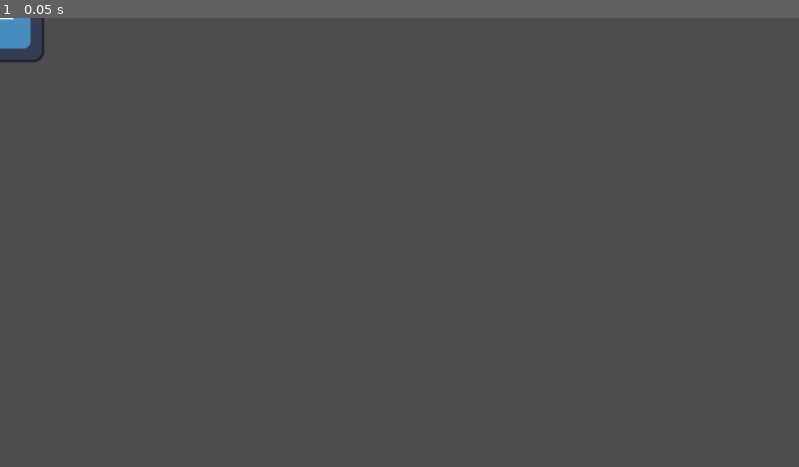
Above: before the commit, frame 1.
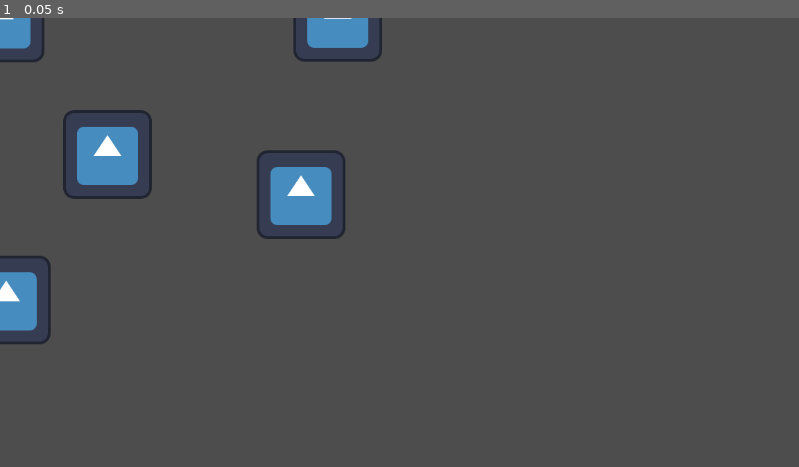
Above: after the commit, the same moment.

Repository: Tyler-Win/OneLastStandGame
Game: Godot game, scene res://icon.tscn
The game is run twice, just before and just after one commit, with the same random seed, the same clock (stepped at 60 frames per second) and the same inputs. The project has no main scene, so this scene is started directly. The engine's default icon, where the game draws it, is replaced by a stand-in: a white triangle on a blue panel in a dark square.
Inputs:
- Up to frame 1 (0.05 s): no input

The runs differ from the first frame. In frame 1, 3.9% of the frame differs, in the area x 0-48%, y 0-73%.

Commit message:
new-feature

Diff:
--- a/icon.tscn
+++ b/icon.tscn
@@ -6,3 +6,19 @@
 
 [node name="Sprite2D" type="Sprite2D" parent="."]
 texture = ExtResource("1_tr34o")
+
+[node name="Sprite2D2" type="Sprite2D" parent="."]
+position = Vector2(155, 197)
+texture = ExtResource("1_tr34o")
+
+[node name="Sprite2D3" type="Sprite2D" parent="."]
+position = Vector2(434, 255)
+texture = ExtResource("1_tr34o")
+
+[node name="Sprite2D4" type="Sprite2D" parent="."]
+position = Vector2(9, 407)
+texture = ExtResource("1_tr34o")
+
+[node name="Sprite2D5" type="Sprite2D" parent="."]
+position = Vector2(487, -1)
+texture = ExtResource("1_tr34o")
